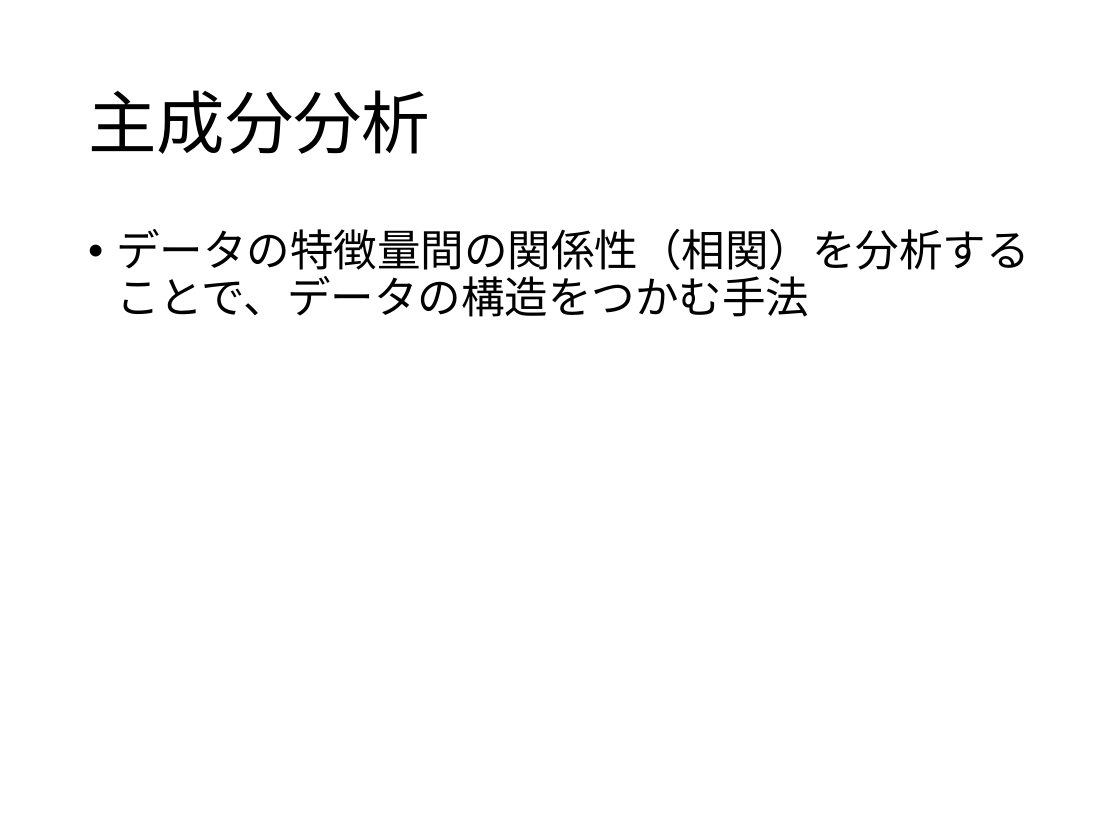
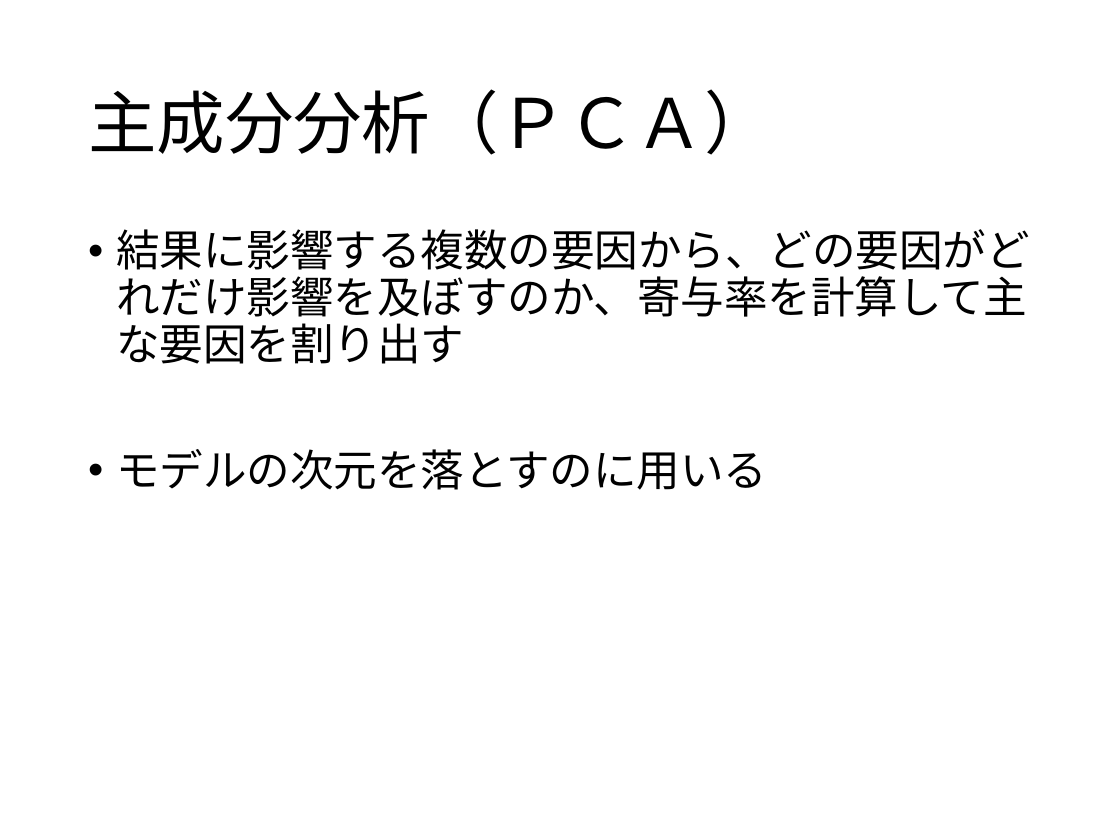
Before and after one commit to rina-tanaka731/AI, a slide deck: slide 4 of AI系/教師なし学習.pptx. Drawn at 1120x840 pixels with LibreOffice and Linux fonts; fonts in the diff are those of the drawing. Boxes give left, top, right and bottom in pixels: in the first picture for what was removed or moved away, otherwise in the second. Text is boxed around its words. In the diff, an @@ line names an element or a change of style, - is before the commit and + after.

```diff
--- a/AI系/教師なし学習.pptx
+++ b/AI系/教師なし学習.pptx
@@ title at (88,89,772,155): text changed @@
-主成分分析
+主成分分析（ＰＣＡ）
@@ text at (116,229,1029,490): text changed @@
-• データの特徴量間の関係性（相関）を分析することで、データの構造をつかむ手法
+• 結果に影響する複数の要因から、どの要因がどれだけ影響を及ぼすのか、寄与率を計算して主な要因を割り出す
+• モデルの次元を落とすのに用いる
```
Also in this commit, not shown: 1 other slide changed, 1 other file.
